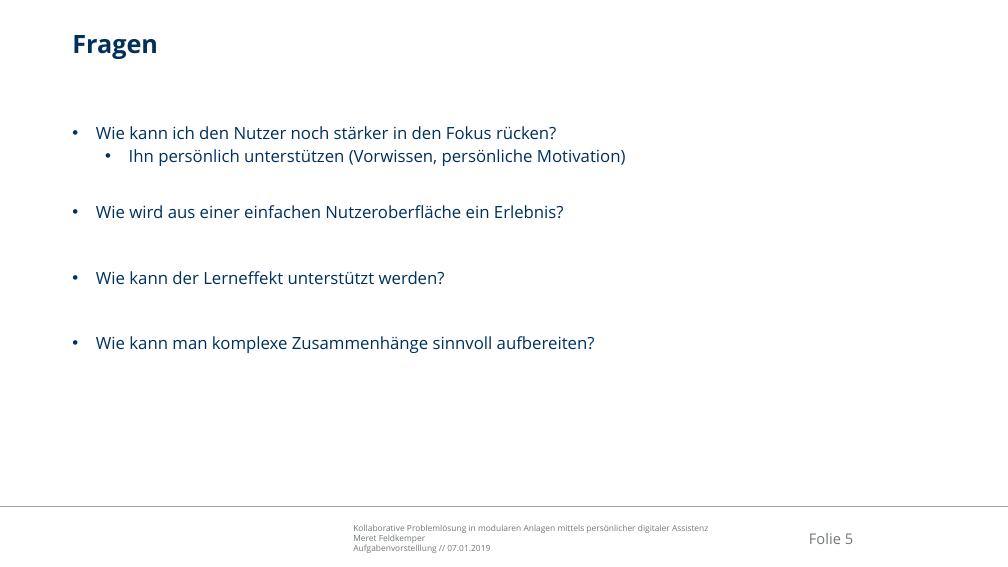
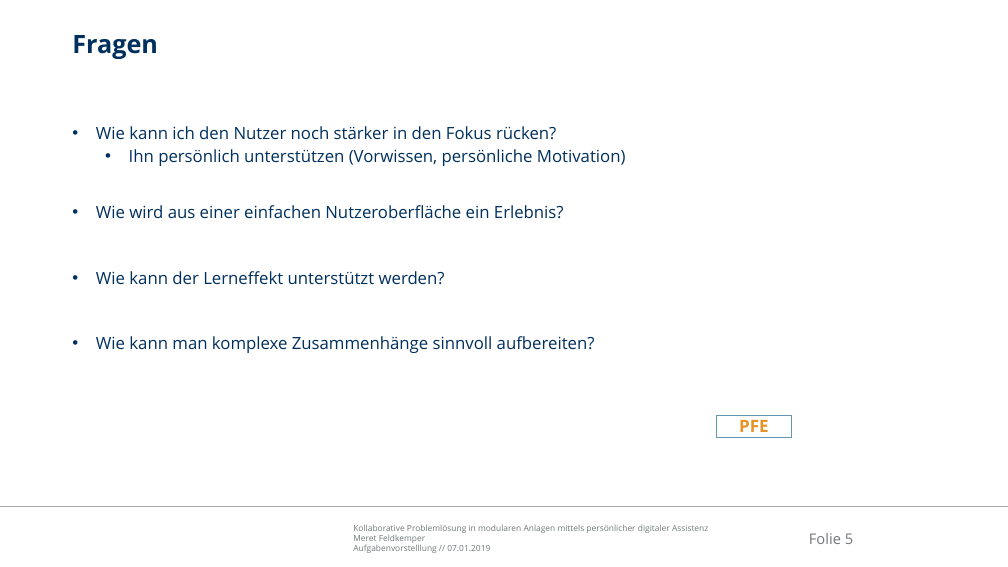
Before and after one commit to Ral3007/Diplomarbeit, a slide deck: slide 5 of Dokumente/Präsentationen/2019-01-24_DA_Feldkemper_Treffen_Krzywinski.pptx. Drawn at 1008x567 pixels with LibreOffice and Linux fonts; fonts in the diff are those of the drawing; background and template pictures are left out. Boxes give left, top, right and bottom in pixels: in the first picture for what was removed or moved away, otherwise in the second. Text is boxed around its words. In the diff, an @@ line names an element or a change of style, - is before the commit and + after.

```diff
--- a/Dokumente/Präsentationen/2019-01-24_DA_Feldkemper_Treffen_Krzywinski.pptx
+++ b/Dokumente/Präsentationen/2019-01-24_DA_Feldkemper_Treffen_Krzywinski.pptx
@@ rectangle added at [716, 415, 792, 437], fill #FFFFFF, outline #6096B3 1 pt, 16.2 pt, text #E89124, bold @@
+PFE
```
Also in this commit, not shown: 2 other slides changed, 15 other files.
